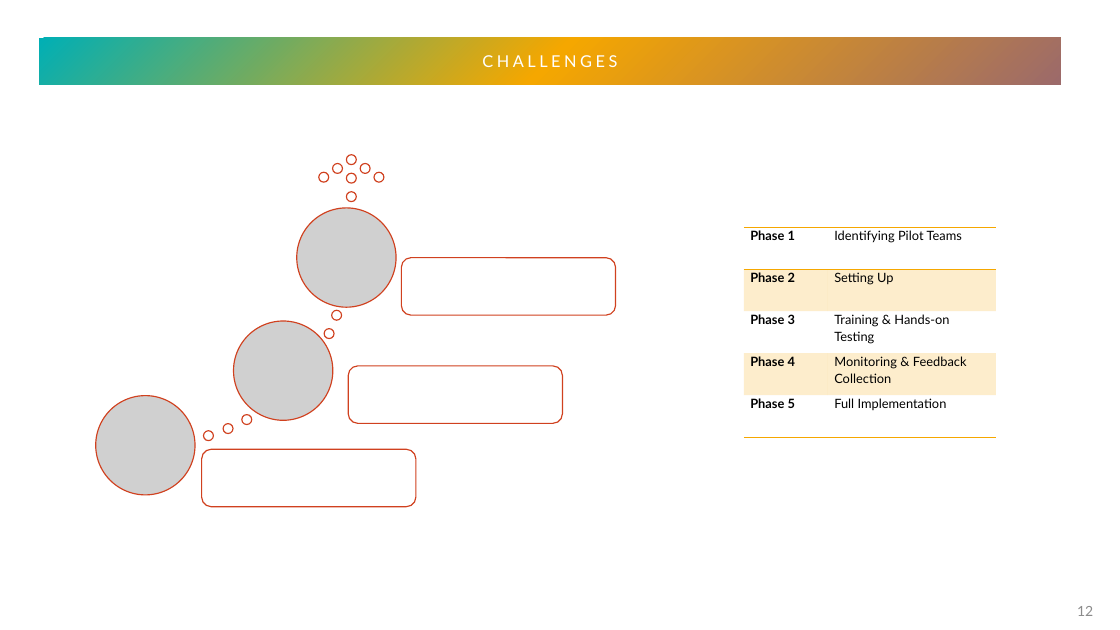
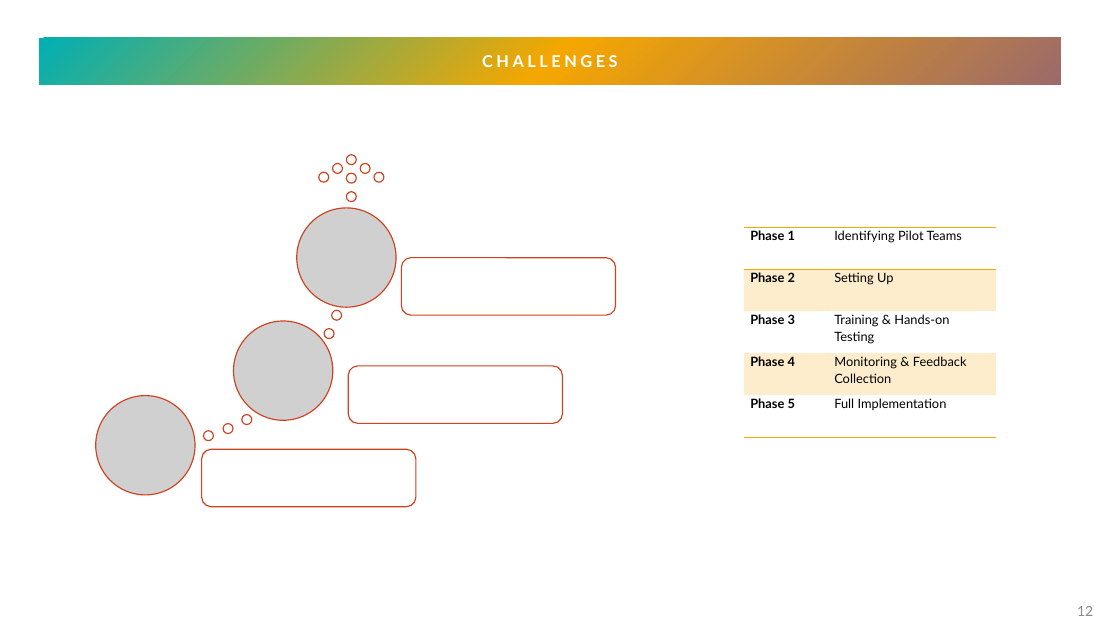
Before and after one commit to scidata-22/case-equity, a slide deck: slide 12 of myWork.pptx. Drawn at 1120x630 pixels with LibreOffice and Linux fonts; fonts in the diff are those of the drawing; grey boxes stand for pictures. Boxes give left, top, right and bottom in pixels: in the first picture for what was removed or moved away, otherwise in the second. Text is boxed around its words. In the diff, an @@ line names an element or a change of style, - is before the commit and + after.

```diff
--- a/myWork.pptx
+++ b/myWork.pptx
@@ text "CHALLENGES" at (x1=39, y1=38, x2=1061, y2=84): bold on @@
```
Also in this commit, not shown: 11 other slides changed.
